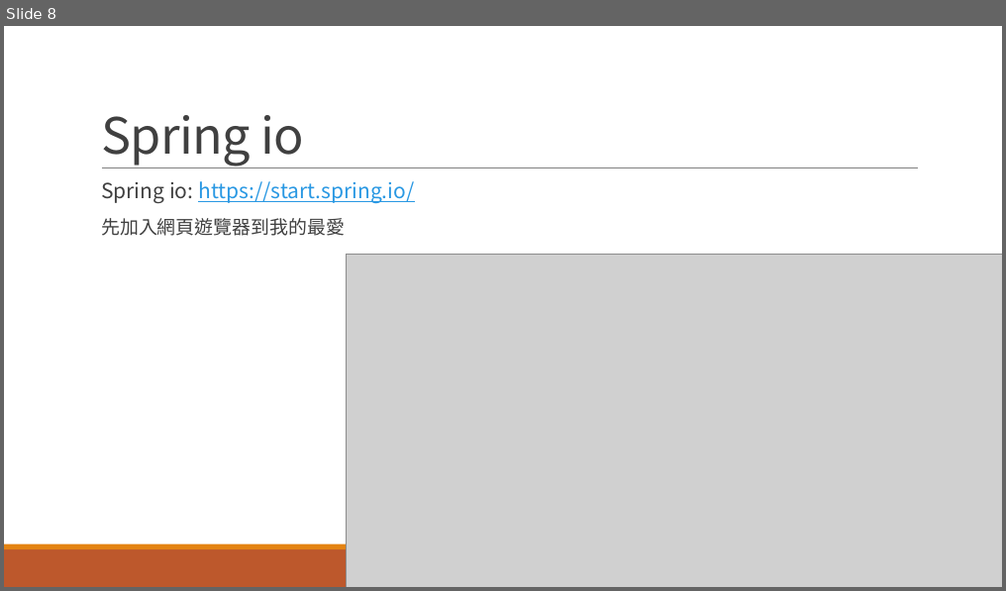
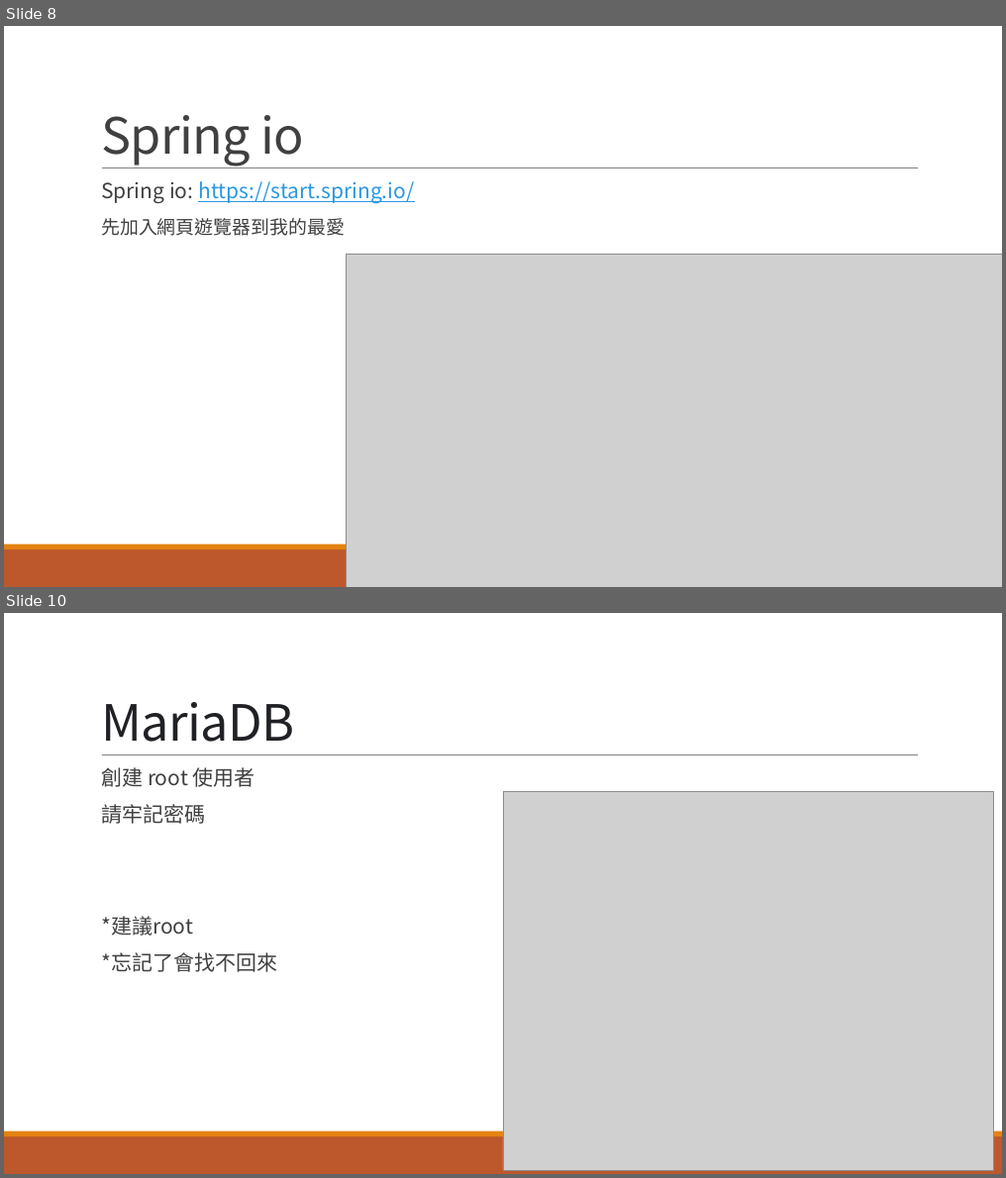
Before and after one commit to LinGaOscar/Java-Learning, a slide deck: doc/JAVA 課前環境配置.pptx. Shown one above the other, each under a label of ours: slide 8 before the commit, slides 8 and 10 after it; the slides between them are not shown. The pictures are 1006x591 and 1006x1178 pixels, drawn with LibreOffice and Linux fonts; fonts in the diff are those of the drawing; grey boxes stand for pictures. Boxes give left, top, right and bottom in pixels: in the first picture for what was removed or moved away, otherwise in the second. Text is boxed around its words. In the diff, an @@ line names an element or a change of style, - is before the commit and + after.

```diff
--- a/doc/JAVA 課前環境配置.pptx
+++ b/doc/JAVA 課前環境配置.pptx
@@ slide 10 added at [4,613,1002,1174], background #FFFFFF; not listed: 3 template elements that a slide beside it also shows @@
@@ title added at [101,702,295,742], 48 pt, text #202124 @@
+MariaDB
@@ text added at [101,767,277,972], 20 pt, text #404040 @@
+  創建 root 使用者
+  請牢記密碼
+  *建議root
+  *忘記了會找不回來
@@ picture added at [503,792,994,1170] @@
```
Also in this commit, not shown: 1 slide changed.
